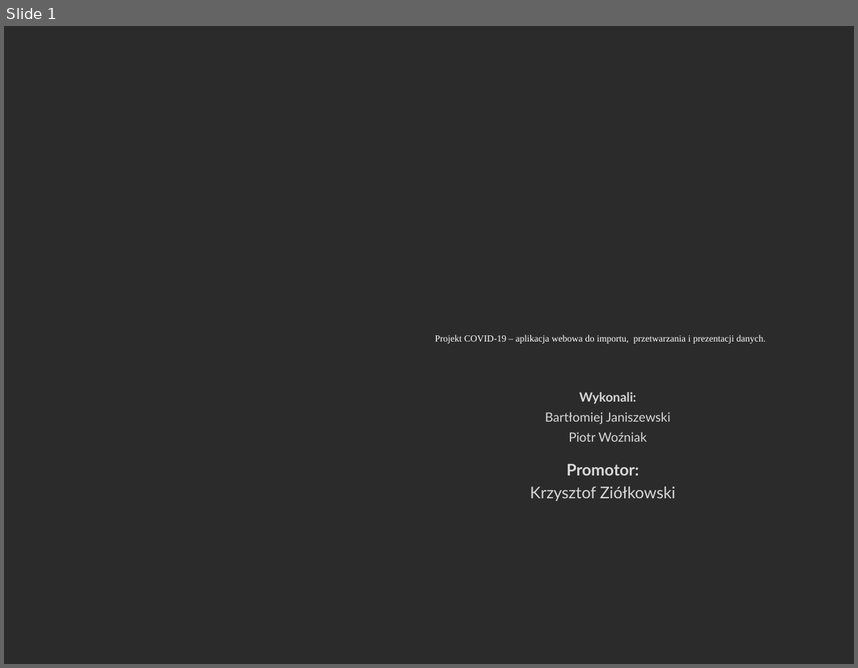
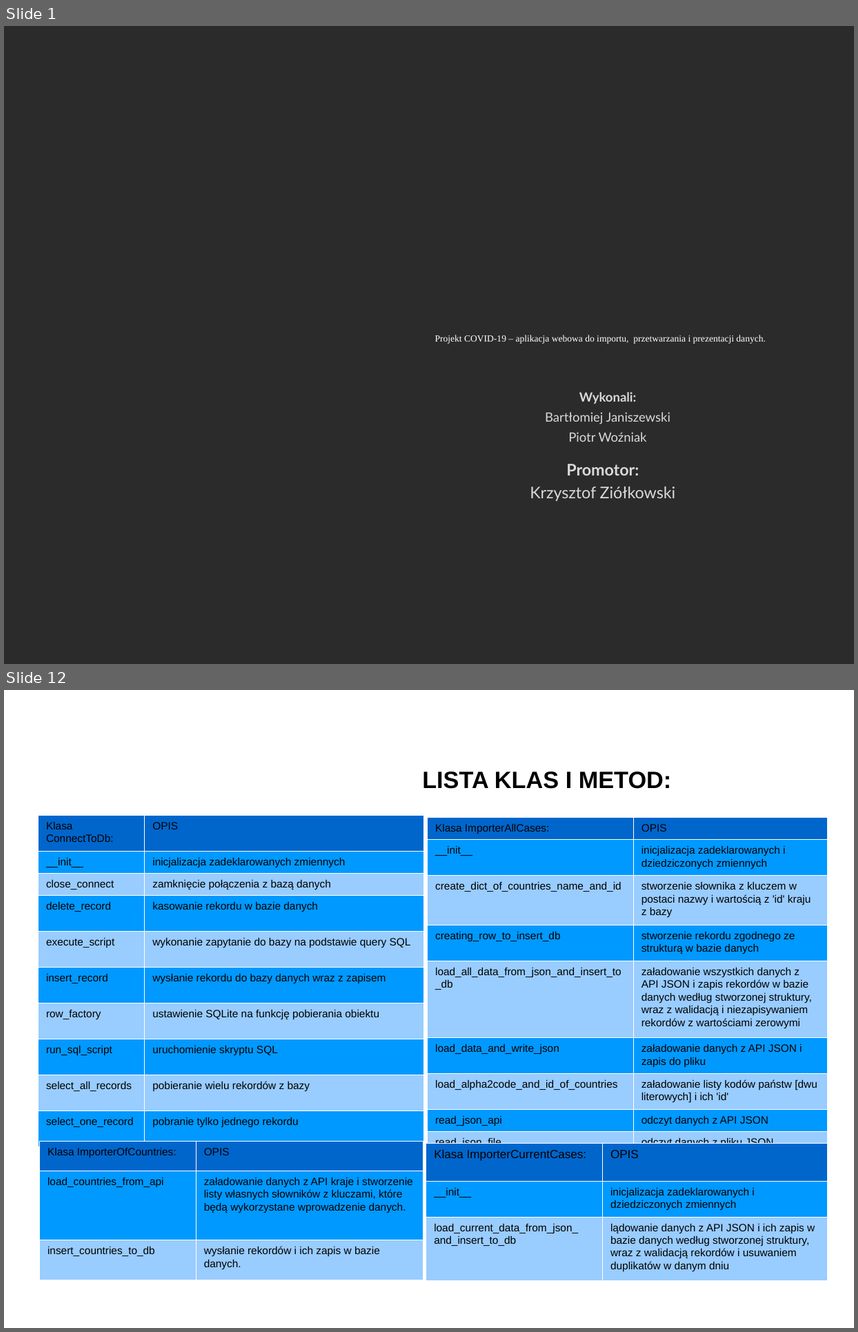
Before and after one commit to janiszewskibartlomiej/COVID-19-Thesis-Postgraduate_studies_on_WSB, a slide deck: docs/WSB_prezentacja_pracy_dyplomowej.pptx. Shown one above the other, each under a label of ours: slide 1 before the commit, slides 1 and 12 after it; the slides between them are not shown. The pictures are 858x668 and 858x1332 pixels, drawn with LibreOffice and Linux fonts; fonts in the diff are those of the drawing; background and template pictures are left out; a plain dark background stands for a picture behind light text. Boxes give left, top, right and bottom in pixels: in the first picture for what was removed or moved away, otherwise in the second. Text is boxed around its words. In the diff, an @@ line names an element or a change of style, - is before the commit and + after.

Commit message:
upload presentation file, refactor current importer

```diff
--- a/docs/WSB_prezentacja_pracy_dyplomowej.pptx
+++ b/docs/WSB_prezentacja_pracy_dyplomowej.pptx
@@ slide 12 added at [4,690,854,1328], background picture (left out) @@
@@ text added at [422,771,672,789], 20 pt, text #000000, bold @@
+LISTA KLAS I METOD:
@@ table added at [38,815,424,1130], 10 rows, 2 columns @@
+Klasa ConnectToDb: | OPIS
+__init__ | inicjalizacja zadeklarowanych zmiennych
+close_connect | zamknięcie połączenia z bazą danych
+delete_record | kasowanie rekordu w bazie danych
+execute_script | wykonanie zapytanie do bazy na podstawie query SQL
+insert_record | wysłanie rekordu do bazy danych wraz z zapisem
+row_factory | ustawienie SQLite na funkcję pobierania obiektu
+run_sql_script | uruchomienie skryptu SQL
+select_all_records | pobieranie wielu rekordów z bazy
+select_one_record | pobranie tylko jednego rekordu
@@ table added at [428,818,828,1146], 9 rows, 2 columns @@
+Klasa ImporterAllCases: | OPIS
+__init__ | inicjalizacja zadeklarowanych i dziedziczonych zmiennych
+create_dict_of_countries_name_and_id | stworzenie słownika z kluczem w postaci nazwy i wartością z 'id' kraju z bazy
+creating_row_to_insert_db | stworzenie rekordu zgodnego ze strukturą w bazie danych
+load_all_data_from_json_and_insert_to_db | załadowanie wszystkich danych z API JSON i zapis rekordów w bazie danych według stworzonej struktury, wraz z walidacją i niezapisywaniem rekordów z wartościami zerowymi
+load_data_and_write_json | załadowanie danych z API JSON i zapis do pliku
+load_alpha2code_and_id_of_countries | załadowanie listy kodów państw [dwu literowych] i ich 'id'
+read_json_api | odczyt danych z API JSON
+read_json_file | odczyt danych z pliku JSON
@@ table added at [39,1141,423,1279], 3 rows, 2 columns @@
+Klasa ImporterOfCountries: | OPIS
+load_countries_from_api | załadowanie danych z API kraje i stworzenie listy własnych słowników z kluczami, które będą wykorzystane wprowadzenie danych.
+insert_countries_to_db | wysłanie rekordów i ich zapis w bazie danych.
@@ table added at [426,1142,828,1279], 3 rows, 2 columns @@
+Klasa ImporterCurrentCases: | OPIS
+__init__ | inicjalizacja zadeklarowanych i dziedziczonych zmiennych
+load_current_data_from_json_ / and_insert_to_db | lądowanie danych z API JSON i ich zapis w bazie danych według stworzonej struktury, wraz z walidacją rekordów i usuwaniem duplikatów w danym dniu
```
Also in this commit, not shown: 7 slides changed, 5 other slides added, 4 slides removed, 1 other file.
